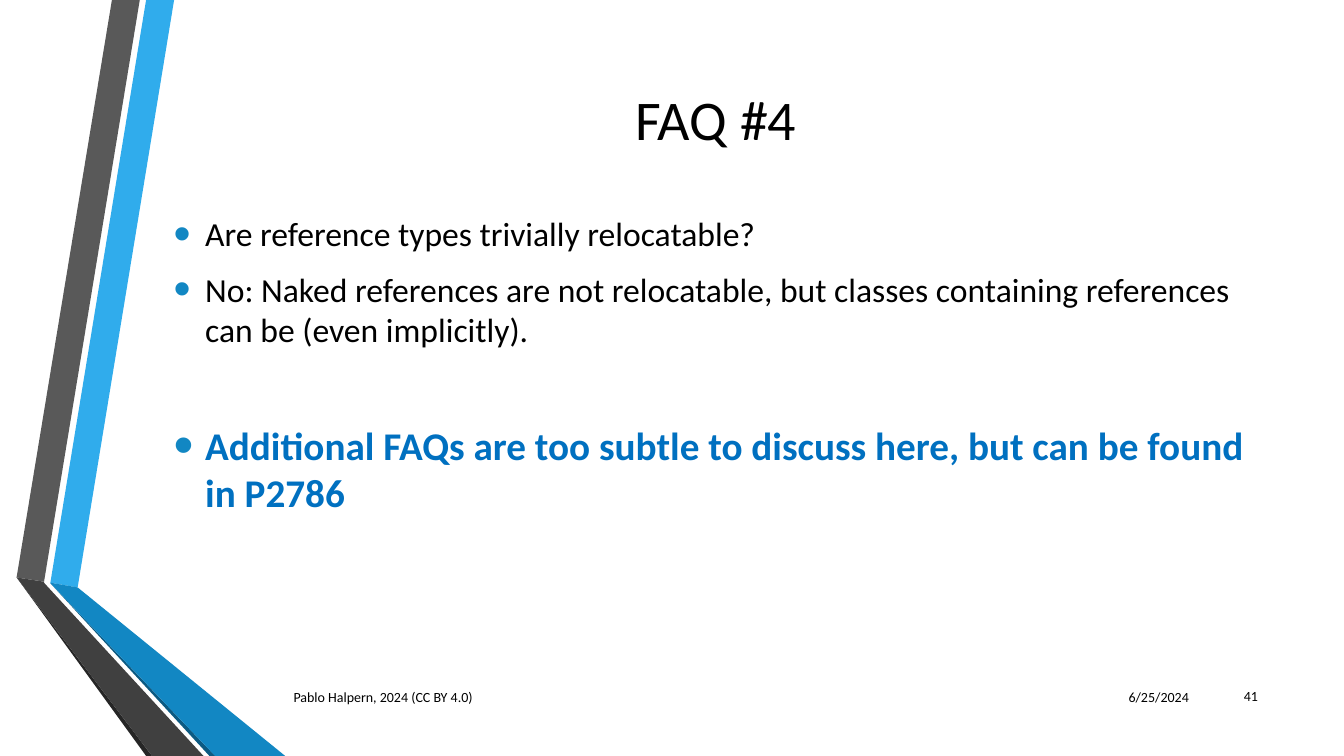
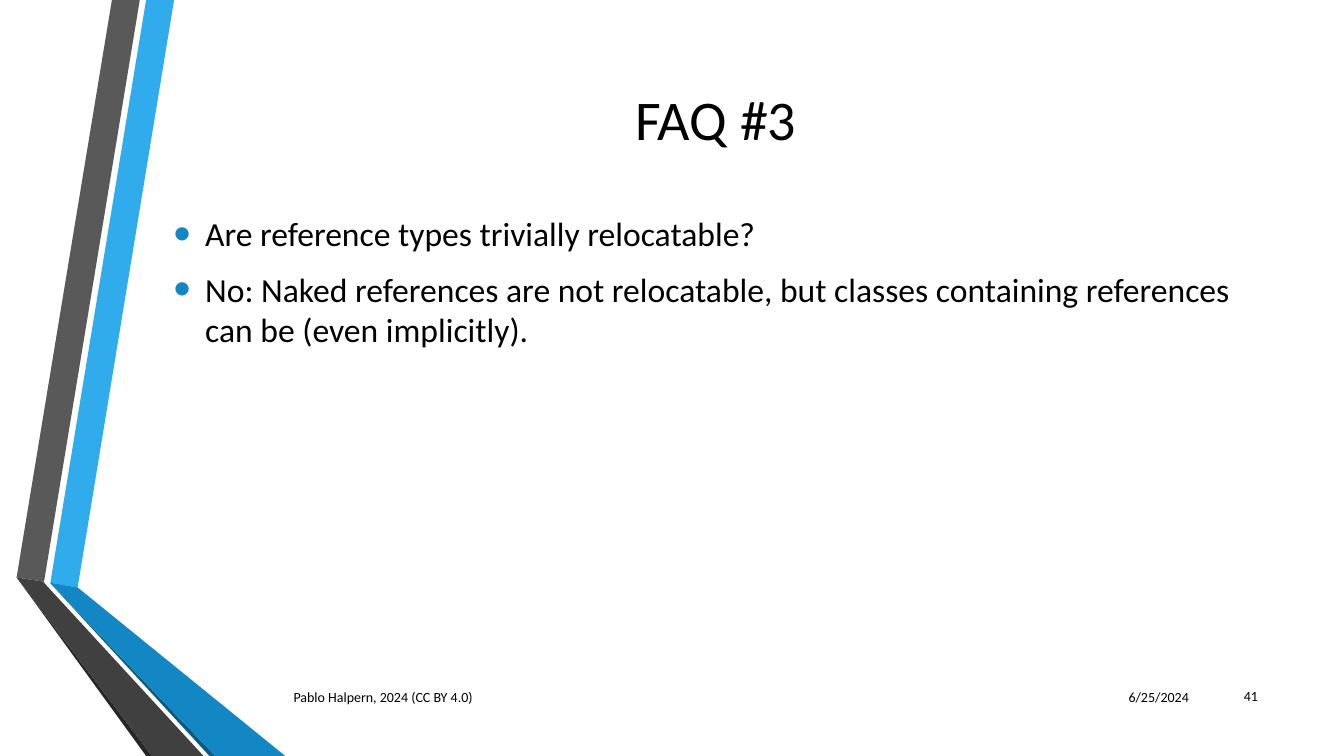
Before and after one commit to phalpern/WG21-halpern, a slide deck: slide 41 of relocate/Trivial Relocation - St. Louis 06-2024.pptx. Drawn at 1344x756 pixels with LibreOffice and Linux fonts; fonts in the diff are those of the drawing; background and template pictures are left out. Boxes give left, top, right and bottom in pixels: in the first picture for what was removed or moved away, otherwise in the second. Text is boxed around its words. In the diff, an @@ line names an element or a change of style, - is before the commit and + after.

```diff
--- a/relocate/Trivial Relocation - St. Louis 06-2024.pptx
+++ b/relocate/Trivial Relocation - St. Louis 06-2024.pptx
@@ title at bbox=[635, 102, 796, 148]: text changed @@
-FAQ #4
+FAQ #3
@@ text at bbox=[205, 432, 1243, 508]: paragraph removed @@
-• Additional FAQs are too subtle to discuss here, but can be found in P2786
```
Also in this commit, not shown: 18 other slides changed, 1 slide added.
